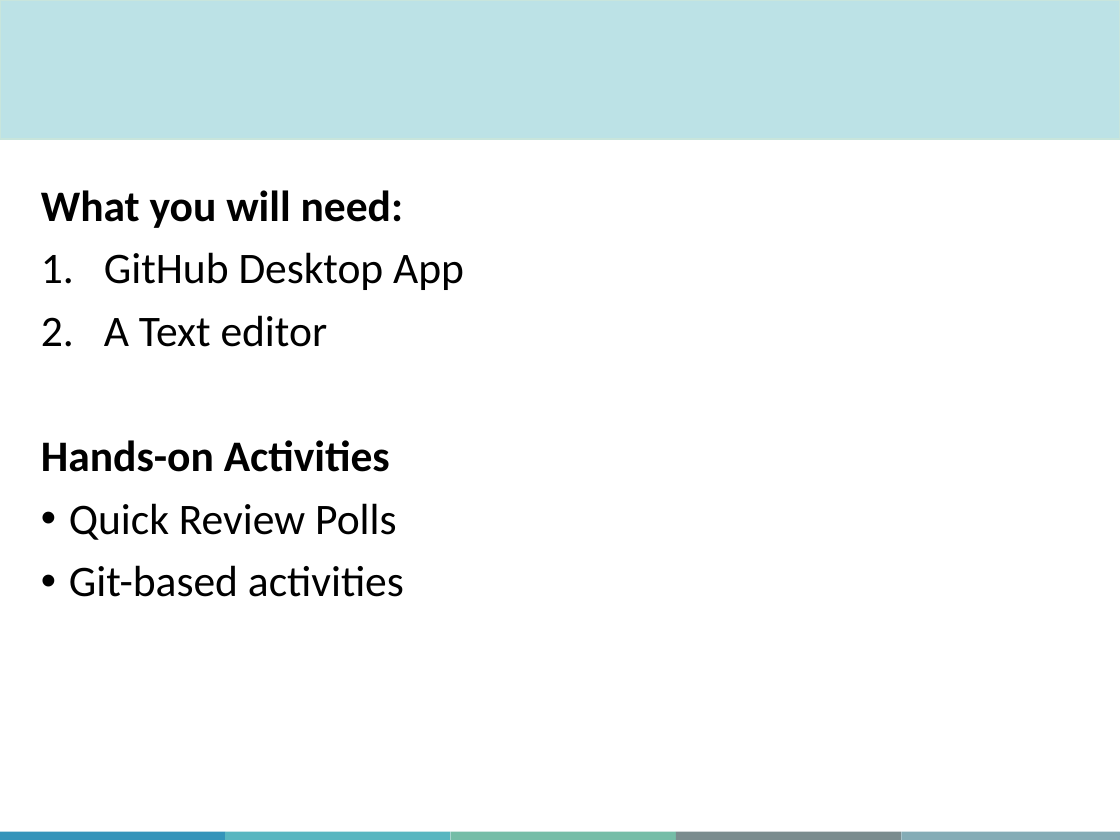
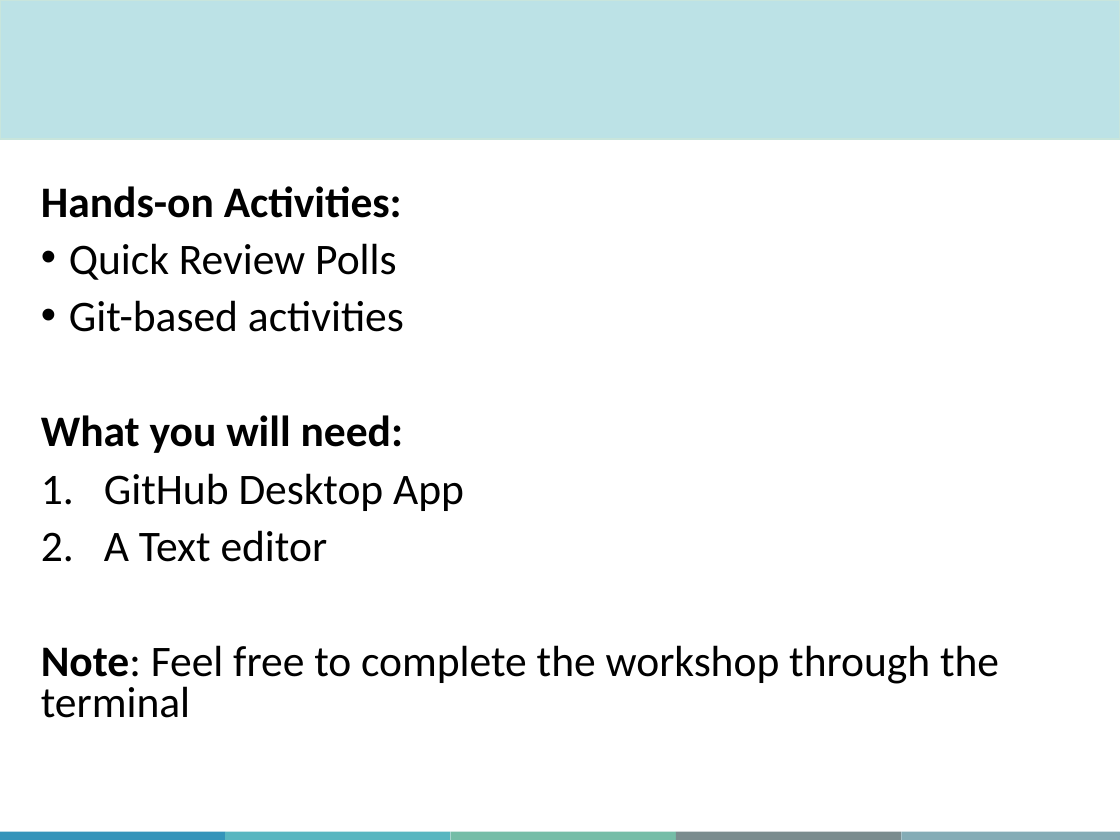
Before and after one commit to aosakwe/MiCM_IntroToGitHub, a slide deck: slide 5 of Slides/MiCM_GitHub_Workshop.pptx (slide 4 before the commit). Drawn at 1120x840 pixels with LibreOffice and Linux fonts; fonts in the diff are those of the drawing; background and template pictures are left out. Boxes give left, top, right and bottom in pixels: in the first picture for what was removed or moved away, otherwise in the second. Text is boxed around its words. In the diff, an @@ line names an element or a change of style, - is before the commit and + after.

Commit message:
Progress in Slides
Completed majority of slides. Still need to finish polls, fork and cloning slides. Also added the PDF  versions of the canva posters

```diff
--- a/Slides/MiCM_GitHub_Workshop.pptx
+++ b/Slides/MiCM_GitHub_Workshop.pptx
@@ text at (41, 186, 404, 332): paragraphs added @@
+Hands-on Activities:
+• Quick Review Polls
+• Git-based activities
@@ text at (41, 415, 464, 562): line spacing 0.9 to 0.8 @@
@@ text at (41, 645, 999, 718): text changed @@
-Hands-on Activities
-• Quick Review Polls
-• Git-based activities
+Note: Feel free to complete the workshop through the terminal
```
Also in this commit, not shown: 16 other slides changed, 15 slides added, 1 slide removed, 2 other files.
